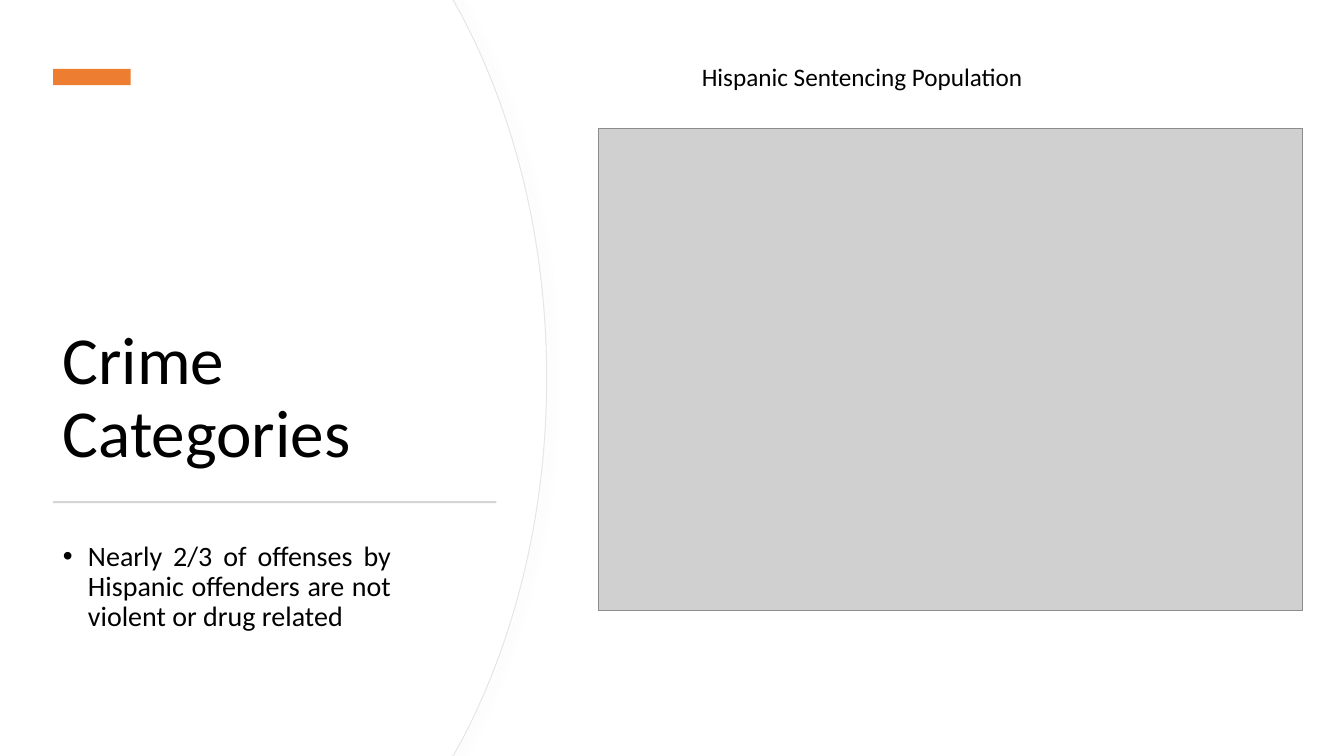
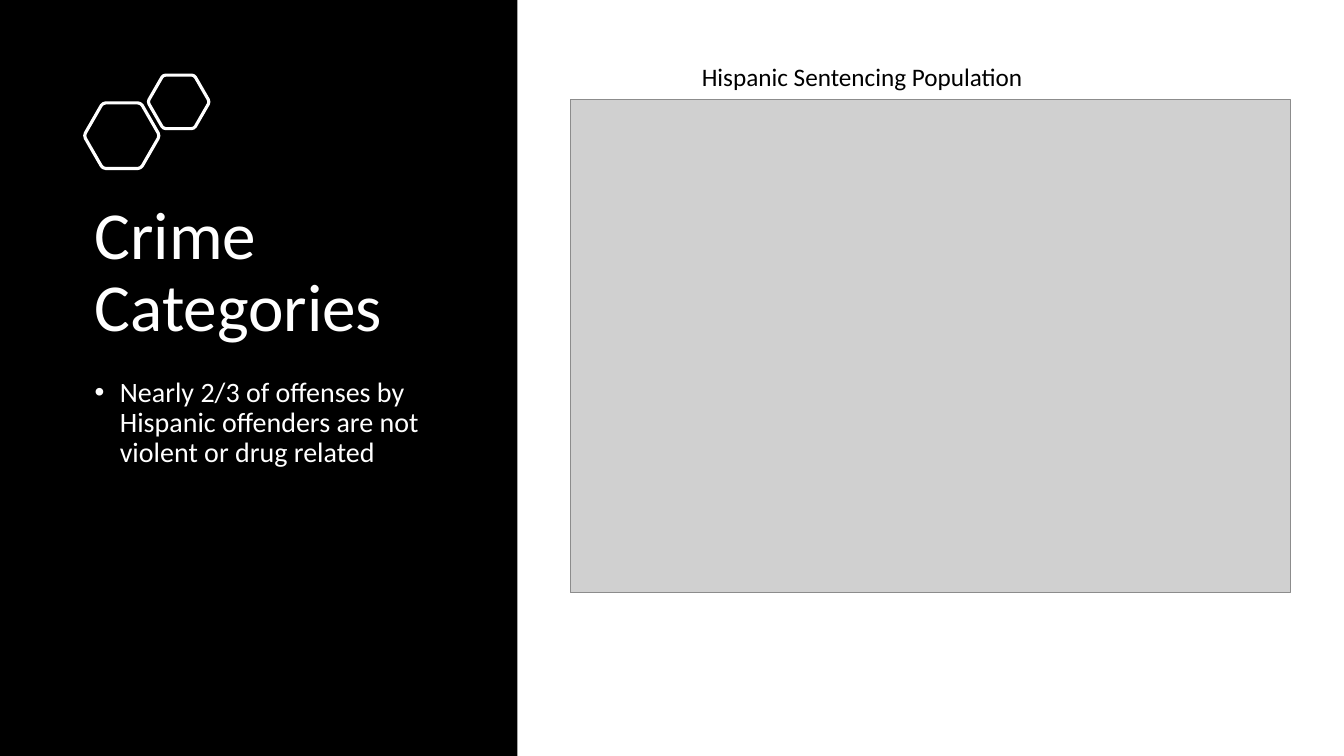
Before and after one commit to jenwhitson/sentencing_project, a slide deck: slide 11 of Presentation.pptx. Drawn at 1344x756 pixels with LibreOffice and Linux fonts; fonts in the diff are those of the drawing; grey boxes stand for pictures. Boxes give left, top, right and bottom in pixels: in the first picture for what was removed or moved away, otherwise in the second. Text is boxed around its words. In the diff, an @@ line names an element or a change of style, - is before the commit and + after.

Commit message:
updated theme

```diff
--- a/Presentation.pptx
+++ b/Presentation.pptx
@@ freeform shape removed at (0,0,546,756) @@
@@ freeform shape removed at (0,0,545,756) @@
@@ rectangle added at (0,0,517,756), fill #000000 @@
@@ text "Hispanic Sentencing Population" at (702,68,1022,91): more space between paragraphs @@
@@ rectangle removed at (53,69,131,85) @@
@@ freeform shape added at (148,76,209,129), outline #FFFFFF 2.25 pt @@
@@ freeform shape added at (85,103,159,168), outline #FFFFFF 2.25 pt @@
@@ picture: place and size @@
-picture at (598,129,1302,611)
+picture at (571,100,1291,593)
@@ title "Crime Categories": place and size @@
-title "Crime Categories" at (63,337,351,469)
+title "Crime Categories" at (95,212,383,343)
@@ title "Crime Categories" at (95,212,383,343): text colour #000000 to #FFFFFF; vertical alignment bottom to top @@
@@ text "Nearly 2/3 of offenses by ...": place and size @@
-text "Nearly 2/3 of offenses by ..." at (88,546,391,631)
+text "Nearly 2/3 of offenses by ..." at (120,382,419,467)
@@ text "Nearly 2/3 of offenses by ..." at (120,382,419,467): text colour #000000 to #FFFFFF; alignment justified to left @@
@@ rectangle removed at (53,501,497,503) @@
```
Also in this commit, not shown: 14 other slides changed, 1 slide removed.
